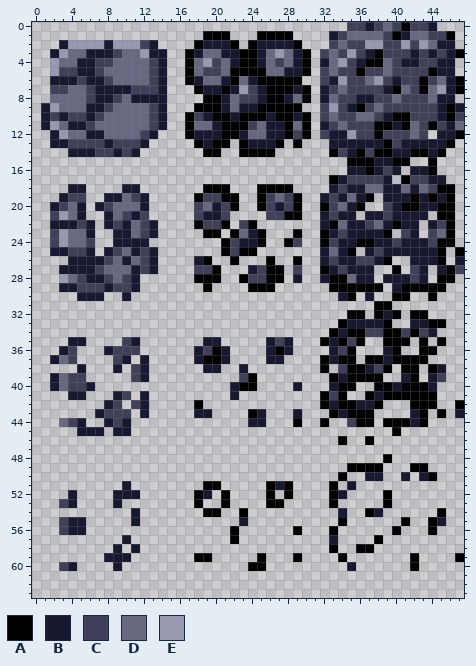
Two states of a pixel-art sprite, server/static/sm/block_animations.png. Above, as it was before the edit.
The file is 48x64 pixels.
Palette (. is transparent): A #010101  B #181830  C #404058  D #686880  E #9898b0
Pixels before, first column x 1:
 0 ..................................CCBCDCACCB...
 1 ..................AAA...AAAA....BCDDDDCABDDCCA.
 2 ..BEEEEBEEECB....ABBBA.ABBBBA...CDCCEECCECEDBB.
 3 .BEDDBBBCDDEBB..ABDDBBAABDEDBA.CDCECBACCCBCBCBA
 4 .EDDBBCCDDDDCB..ADECDBAABDCDBA.BDECBAADCBBCCBB.
 5 .ECCBBCDDDDDCB..ADCCDAAAADDBBA.CDCCACCDCCCCABB.
 6 .BBBCBBCDDDDCB..ABDDBADBAAAAA..CBECCDECBCCACDBA
 7 .CCDDCBBBBCCCB...ABBABECBAAABA.BCDCCCCBADCADEBA
 8 .DDDDCBBCDBBBB....AABDCCBAABDA.BDCCBBCCDCCCDBB.
 9 BEDDDBBCDDDDCB...AAABDBBAAAAA..CECBACDCCCCCCBAB
10 BCBCCBCDDDDDCB..ACBAABAAABAABA.CDCCDDCBAACCCBAC
11 BEDBBCDDDDDDCB..ADDBAAACDBBADA.BCDCCCAABADCACBD
12 .BEDDBBDDDDCB...ABBBAABDDBBACA.CBBECCACCCDC.BBA
13 .BBCCCCBCCCB.....ABAA.ABBBA.A...BBBBBBACBBBBBA.
14 ...BBBCCBCB.......AA..AAAA......ACBACAABBAABA..
15 ..................................AAABBAA..A...
16 ..................................BBABCB.BBA...
17 ................................ABCCCCB.ACCBB..
18 ...BB....BB.......AAA...AAAA....BCBBDDBBDBDCAA.
19 ..BCC..BBDCB.....ACCAA..ACDCA..BCBDBA.BBBABABA.
20 .BCDB.BCDDDB.....CDBCA..ACBCA..ACDBA..CBAABBAA.
21 .CEDB..BDCBC.....CBBC....CCAA..BCBB.BBCBBBB.AA.
22 .BBBCB.BCBDCB....ACCA.CA.......BADBBCDBABB.BCA.
23 .CEDDB..BBDCB.....AA.ADBA...A..ABCBBBBA.CB.CDA.
24 .CEDDC..BBBB........ACBBA..AC..ACBBAABBCBBBCAA.
25 .BBCCB.BCDBCB.......ACAA.......BDBA.BCBBBBBBA.A
26 ...BBBBCDBDCB....BA..A...A..A..BCBBCCBA..BBBA.B
27 ..BBBBCDDDBCB....CCA...BCAA.C..ABCBBB..A.CB.BAC
28 ..EDCBBCDCB......AAA..ACCAA.B..BAADBB.BBBCB.AA.
29 ..BBCCCBCCB.......A....AAA......AAAAAA.BAAAAA..
30 ....BBB..B.......................BA.B..AA..A...
31 .....................................AA........
32 ..................................AA.ABA.AA....
33 .................................ABBBBA..BBAA..
34 ................................ABAACCAACACB...
35 ...BB....CB.......BB.....BCB...ABACA..AAA.A.A..
36 ..BC...BCCC......BCAB....BAB....BCA...BA..AA...
37 .BDC....CB.B.....BAAB....BB....ABAA.AABAAAA....
38 ....B...B.CB......BB..B........A.CAABCA.AA.AB..
39 .BDCC.....CB..........CA........ABAAAA..BA.BC..
40 .BDCCB...............BAA....B...BAA..AABAAAB...
41 ...BB...BC.B.........B.........ACA..ABAAAAAA...
42 .......BC.CB.....A.............ABAABBA...AAA..A
43 ......BCCC.B.....BB....AB...B...ABAAA....BA.A.B
44 ..DCB..BCB.............BB...A..A..CAA.AAABA....
45 ....BBB.BB.............................A.......
46 .................................A..A..........
47 ...............................................
48 ......................................A........
49 ..................................AAAA...AA....
50 .................................A..BB..B.BA...
51 .........B........AA.....ABA....A.B............
52 ...B....BBB......AB.A....A.A....AB....A........
53 ..CB....B........A..A....AA.....A.....A........
54 ..........B.......AA..A..........B..AB......A..
55 ..CBB.....B...........B..........A......A..AB..
56 ..CBB................A......A...A......A...A...
57 .........B...........A..........B....A.........
58 ........B.B.....................A..AA..........
59 .......BBB.......AA.....A...A....A.......A....A
60 ..CB....B..............AA.........B......A.....
After the commit:
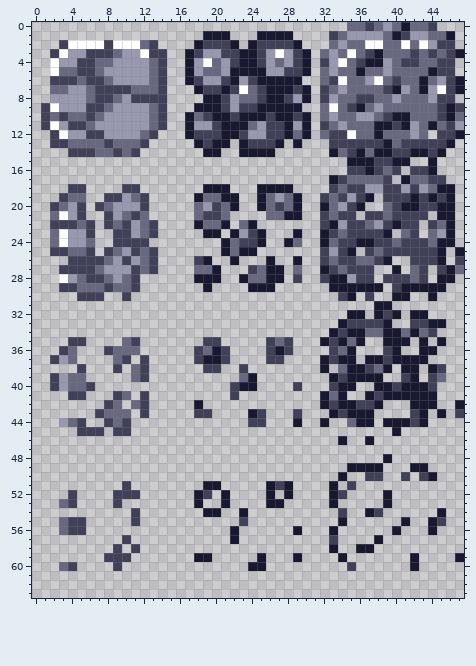
The exact change:
colour A: #010101 -> #181830
colour B: #181830 -> #404058
colour C: #404058 -> #686880
colour D: #686880 -> #9898b0
colour E: #9898b0 -> #ffffff
